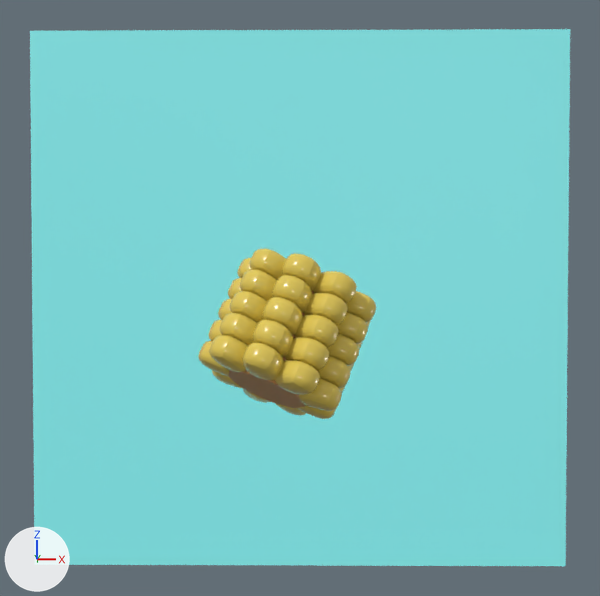
Renders of the Blender file corn01.blend from each side of a commit.
Both versions are drawn from a 50 mm camera at (0.39, -20.96, 1.19) aimed at (0.13, 7.94, 0.39). Arrows for +X, +Y and +Z are at lower left; the lights stay in place.
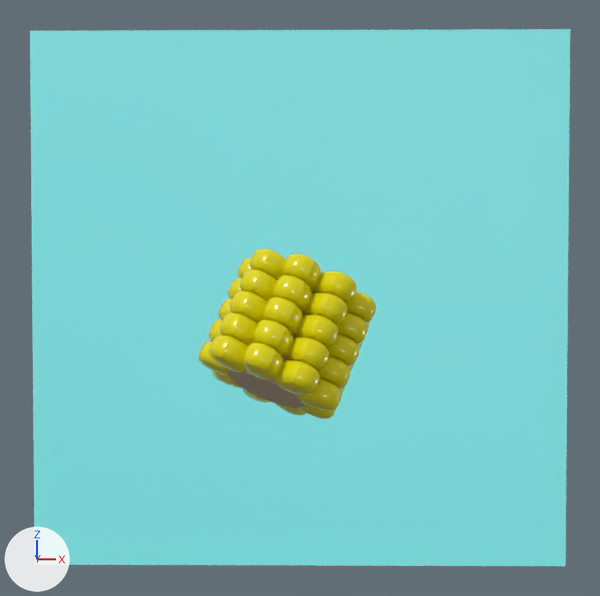
Changed parts and their boxes [x1, y1, x2, y2] in the pictures (600 x 596 px):
'Cube.008', recoloured: [199, 249, 376, 419] in both

What the commit changed:
Material 'Corn' (mat_corn) changes colour from yellow #e7cd5b to yellow #e7db0a; in linear values from (0.799, 0.61, 0.105) to (0.801, 0.71, 0.00303).
